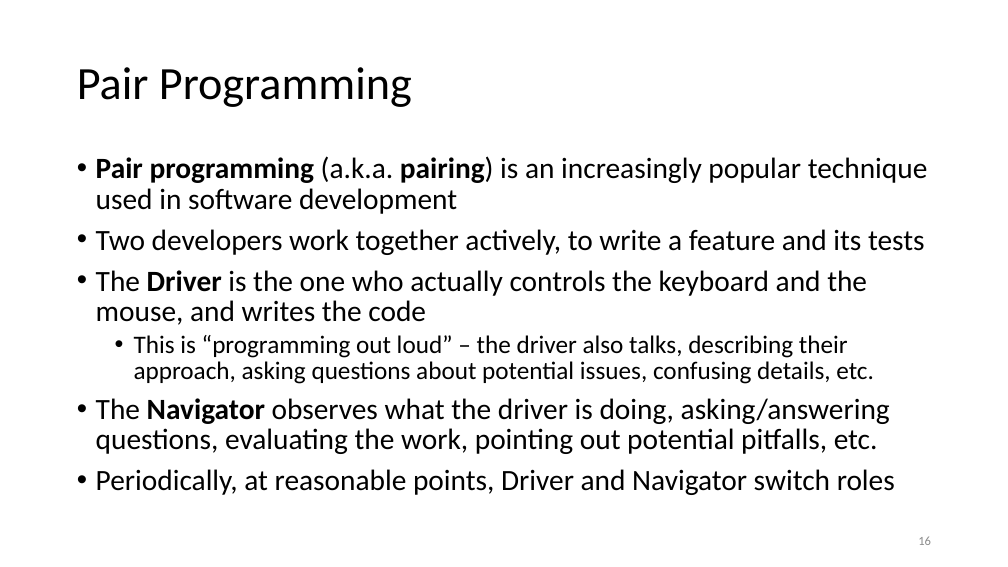
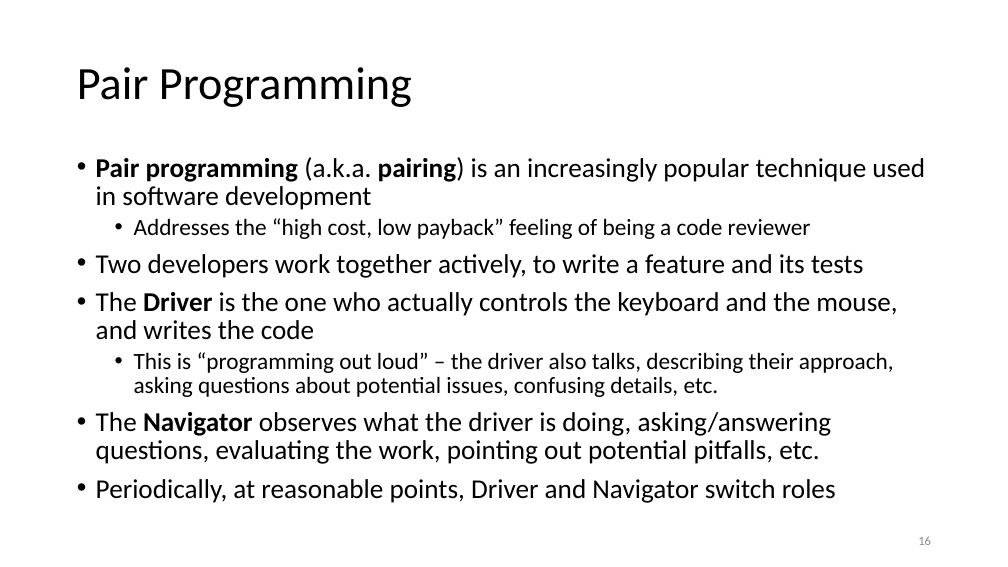
Before and after one commit to birajnp/Code-Review, a slide deck: slide 16 of presentations/CollaborativeConstruction.pptx. Drawn at 1008x567 pixels with LibreOffice and Linux fonts; fonts in the diff are those of the drawing. Boxes give left, top, right and bottom in pixels: in the first picture for what was removed or moved away, otherwise in the second. Text is boxed around its words. In the diff, an @@ line names an element or a change of style, - is before the commit and + after.

```diff
--- a/presentations/CollaborativeConstruction.pptx
+++ b/presentations/CollaborativeConstruction.pptx
@@ text at (96, 157, 925, 503): size 28 to 25.9 pt in "Pair programming (a.k.a. pairing) is an increasingly ...", "Two developers work together actively, to write ...", "The Driver is the one who actually ...", "The Navigator observes what the driver is ..." and 1 more places; size 24 to 22.2 pt in "This is “programming out loud” – the ..." @@
@@ text at (134, 218, 811, 239): paragraph added @@
+  • Addresses the “high cost, low payback” feeling of being a code reviewer
```
Also in this commit, not shown: 8 other slides changed, 4 slides added, 1 slide removed.
